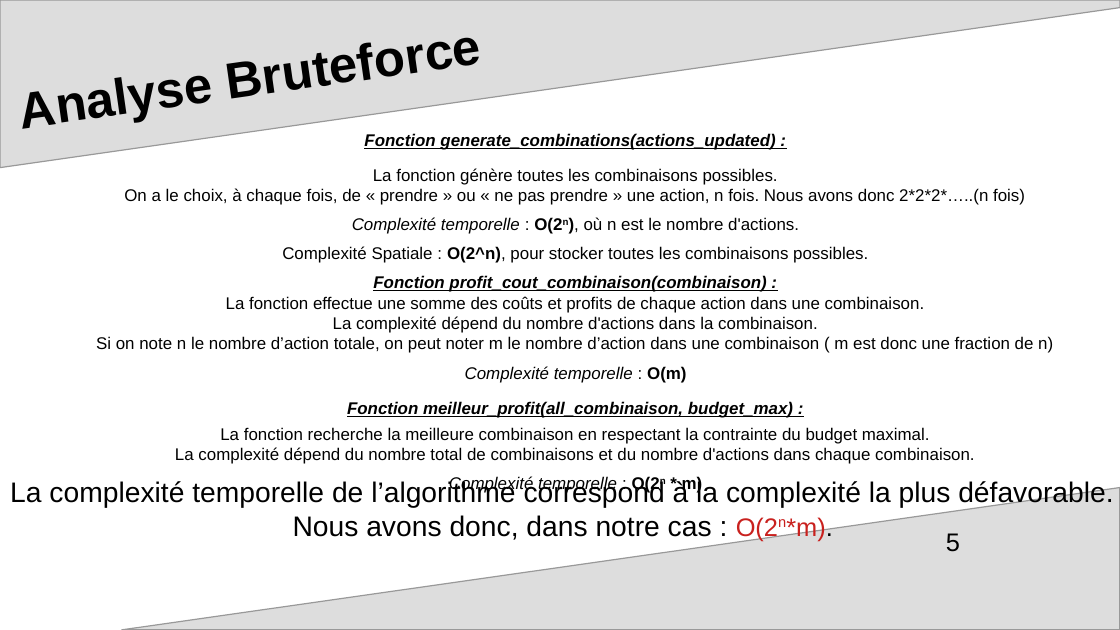
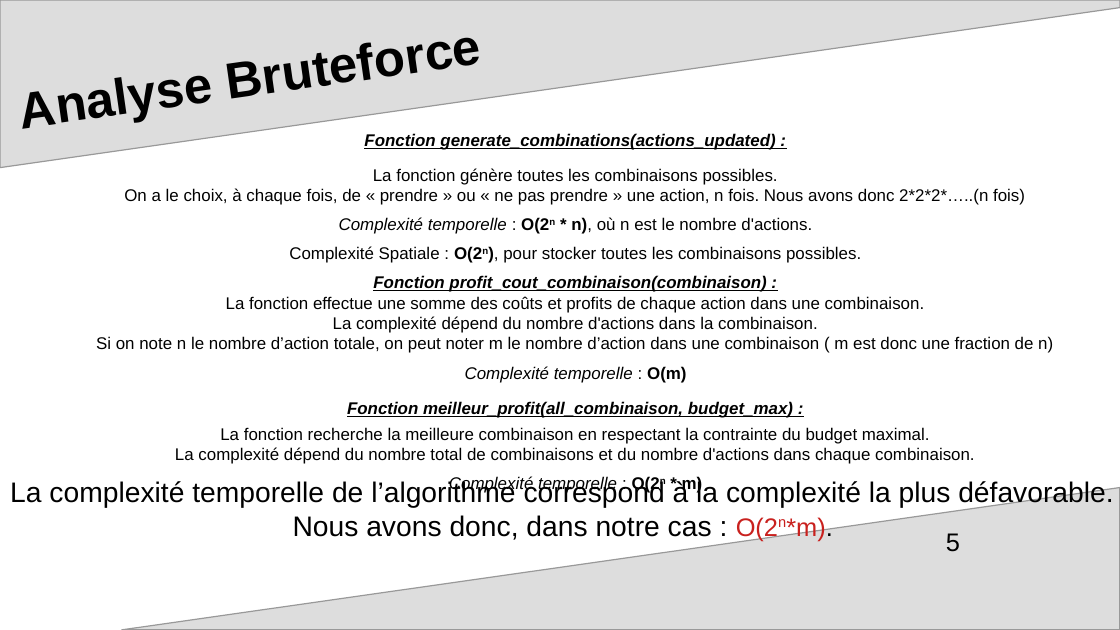
Before and after one commit to mcourte/OC_Projet7, a slide deck: slide 5 of ppt_soutenance.odp. Drawn at 1120x630 pixels with LibreOffice and Linux fonts; fonts in the diff are those of the drawing; background and template pictures are left out. Boxes give left, top, right and bottom in pixels: in the first picture for what was removed or moved away, otherwise in the second. Text is boxed around its words. In the diff, an @@ line names an element or a change of style, - is before the commit and + after.

Commit message:
complexité spatiale

```diff
--- a/ppt_soutenance.odp
+++ b/ppt_soutenance.odp
@@ text at [289, 217, 861, 263]: text changed @@
-Complexité temporelle : O(2n), où n est le nombre d'actions.
-Complexité Spatiale : O(2^n), pour stocker toutes les combinaisons possibles.
+Complexité temporelle : O(2n * n), où n est le nombre d'actions.
+Complexité Spatiale : O(2n), pour stocker toutes les combinaisons possibles.
```
Also in this commit, not shown: 1 other file.
